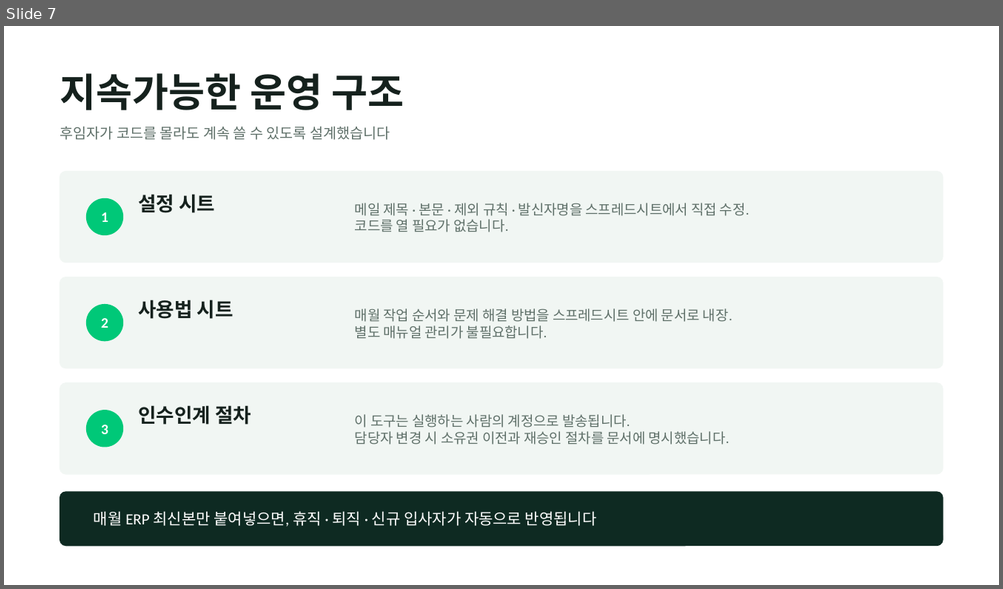
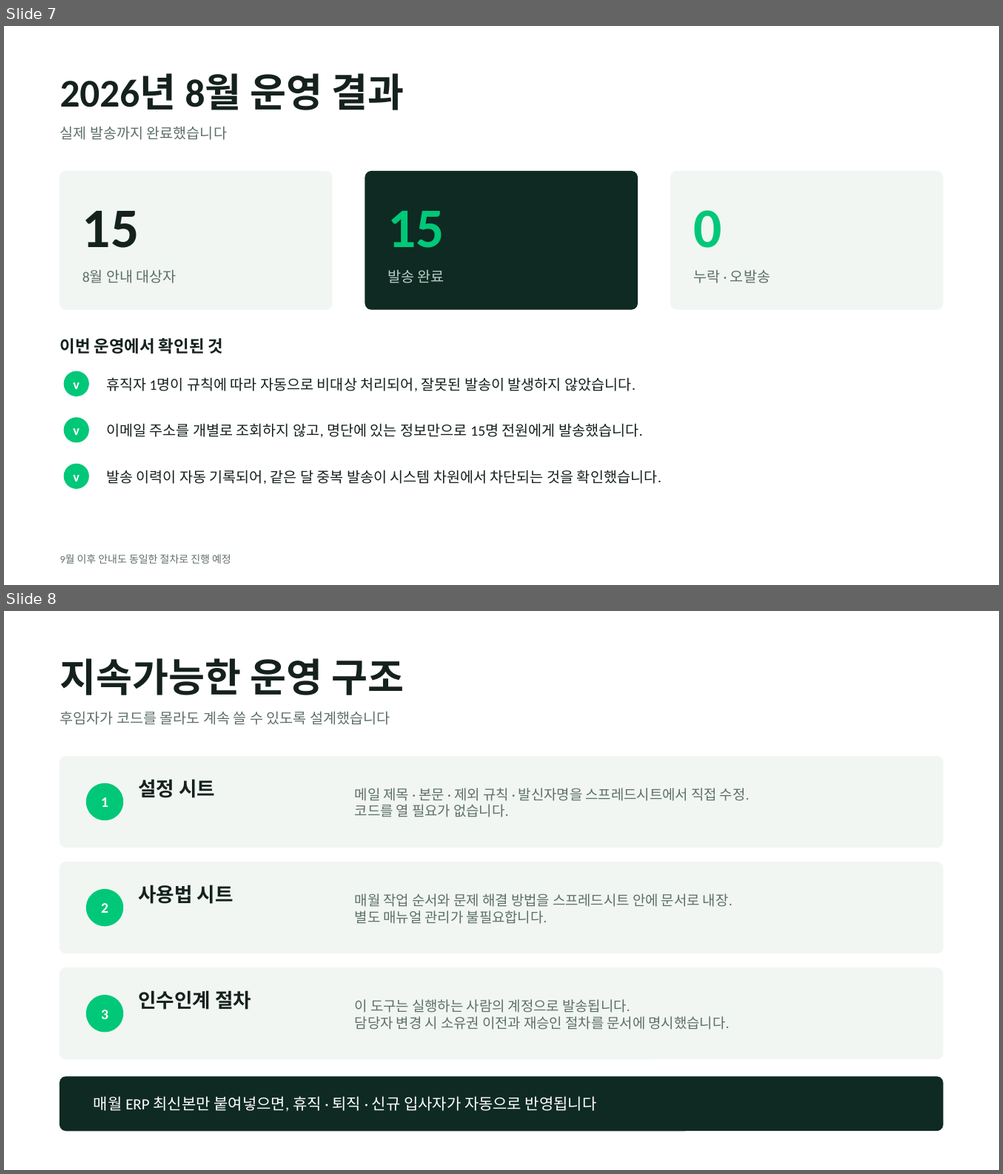
Before and after one commit to lightup971/-, a slide deck: bureung-automation/생일휴가_자동화_PT.pptx. Shown one above the other, each under a label of ours: slide 7 before the commit, slides 7 and 8 after it. The pictures are 1003x589 and 1003x1174 pixels, drawn with LibreOffice and Linux fonts; fonts in the diff are those of the drawing. Boxes give left, top, right and bottom in pixels: in the first picture for what was removed or moved away, otherwise in the second. Text is boxed around its words. In the diff, an @@ line names an element or a change of style, - is before the commit and + after.

```diff
--- a/bureung-automation/생일휴가_자동화_PT.pptx
+++ b/bureung-automation/생일휴가_자동화_PT.pptx
@@ slide 7 added at [4,26,999,585], background #FFFFFF @@
@@ text added at [60,73,404,110], 38 pt, text #15211D, bold @@
+2026년 8월 운영 결과
@@ text added at [60,127,227,140], 14 pt, text #5F7069 @@
+실제 발송까지 완료했습니다
@@ rounded rectangle added at [60,172,332,309], fill #F1F6F3, outline #F1F6F3 1 pt @@
@@ rounded rectangle added at [365,172,637,309], fill #0E2A22, outline #0E2A22 1 pt @@
@@ rounded rectangle added at [671,172,942,309], fill #F1F6F3, outline #F1F6F3 1 pt @@
@@ text added at [82,211,139,248], 54 pt, text #15211D, bold @@
+15
@@ text added at [387,211,444,248], 54 pt, text #00C878, bold @@
+15
@@ text added at [693,210,721,248], 54 pt, text #00C878, bold @@
+0
@@ text added at [82,270,176,284], 14 pt, text #5F7069 @@
+8월 안내 대상자
@@ text added at [387,270,444,284], 14 pt, text #B8CFC4 @@
+발송 완료
@@ text added at [693,270,770,284], 14 pt, text #5F7069 @@
+누락 · 오발송
@@ text added at [60,338,224,354], 16 pt, text #15211D, bold @@
+이번 운영에서 확인된 것
@@ ellipse added at [64,372,89,397], fill #00C878 @@
@@ text added at [106,378,635,392], 14 pt, text #15211D @@
+휴직자 1명이 규칙에 따라 자동으로 비대상 처리되어, 잘못된 발송이 발생하지 않았습니다.
@@ text added at [73,383,79,389], 13 pt, text #FFFFFF, bold @@
+v
@@ ellipse added at [64,417,89,443], fill #00C878 @@
@@ text added at [106,423,643,438], 14 pt, text #15211D @@
+이메일 주소를 개별로 조회하지 않고, 명단에 있는 정보만으로 15명 전원에게 발송했습니다.
@@ text added at [73,429,79,435], 13 pt, text #FFFFFF, bold @@
+v
@@ ellipse added at [64,464,89,489], fill #00C878 @@
@@ text added at [73,475,79,482], 13 pt, text #FFFFFF, bold @@
+v
@@ text added at [106,470,661,485], 14 pt, text #15211D @@
+발송 이력이 자동 기록되어, 같은 달 중복 발송이 시스템 차원에서 차단되는 것을 확인했습니다.
@@ text added at [60,554,231,564], 10 pt, text #5F7069 @@
+9월 이후 안내도 동일한 절차로 진행 예정
@@ what was slide 7 is now slide 8 @@
```
Also in this commit, not shown: 2 slides changed, 1 other file.
